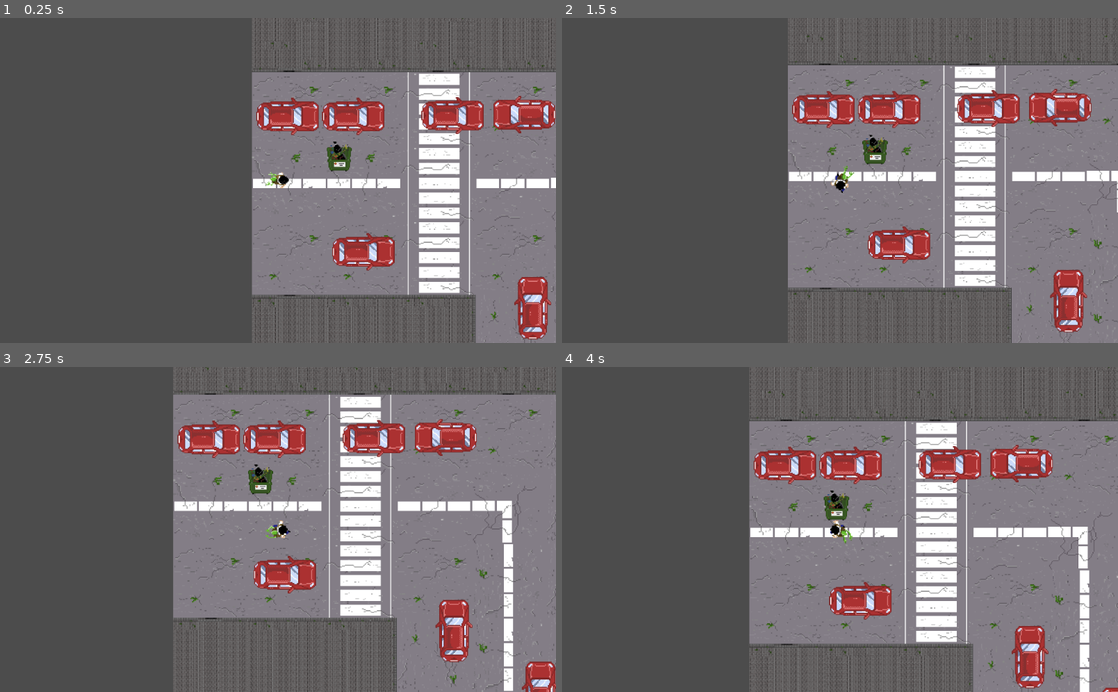
Above: before the commit, frames 1-4 (two rows, left to right).
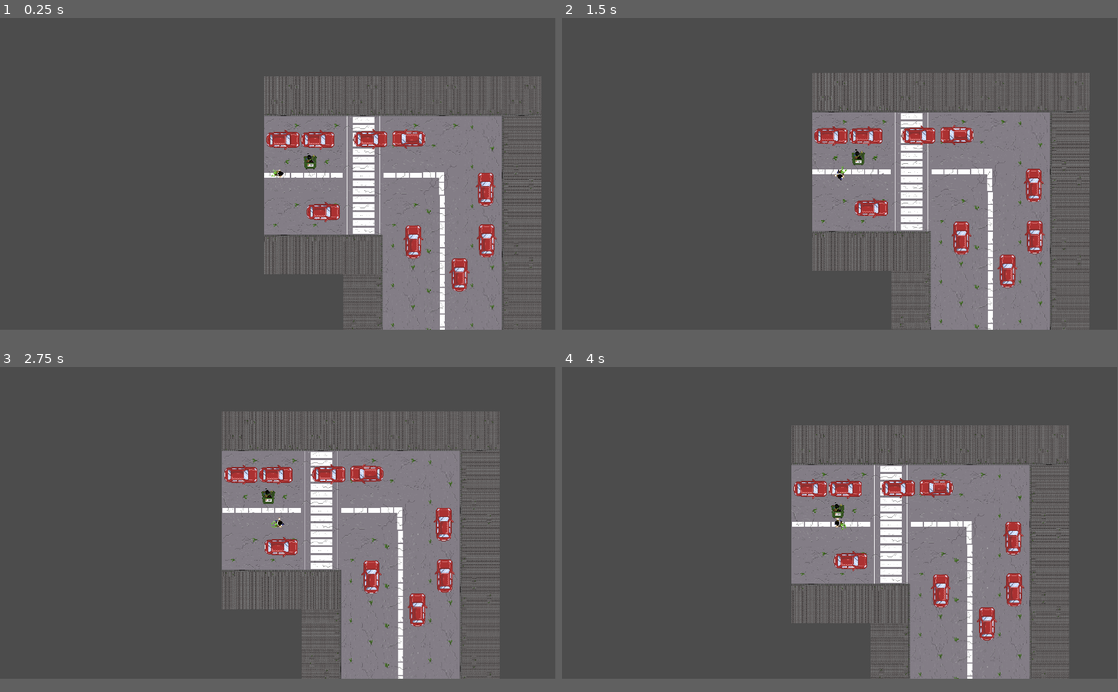
Above: after the commit, the same moments.

Repository: ricargoes/EndangeredPsychicSpecies
Game: Godot game, scene res://level/Level.tscn
Same seed, same stepped clock (60 frames per second), same inputs: the game is played once before the commit and once after it.
Inputs (mouse positions are in pixels of both pictures, inside the frame that each line leads up to):
- Up to frame 1 (0.25 s): no input
- Up to frame 2 (1.5 s): move the mouse to (901, 157) at 0.52 s; press the mouse at (901, 157) at 0.53 s; hold D (carrier_move_right) 0.53-1.28 s; move the mouse to (728, 196) at 1.27 s; release the mouse at (728, 196) at 1.28 s; hold S (carrier_move_down) from 1.28 s (still down); right-click (728, 196) at 1.35 s
- Up to frame 3 (2.75 s): move the mouse to (333, 458) at 2.02 s; release S (carrier_move_down) at 2.03 s; hold D (carrier_move_right) from 2.03 s (still down); tap Space (carrier_dash) at 2.1 s
- Up to frame 4 (4 s): move the mouse to (812, 594) at 2.77 s; release D (carrier_move_right) at 2.78 s; hold W (carrier_move_up) 2.78-3.53 s; tap E (carrier_grab) at 2.85 s; click (812, 594) at 2.92 s; move the mouse to (1006, 578) at 3.52 s; press the mouse at (1006, 578) at 3.53 s; hold A (carrier_move_left) from 3.53 s (still down)
In our replay, the window is 800x468 before the commit and 799x449 after it. These sizes can differ from the game's own. Grey fills any space a smaller window leaves; there, only what the larger window draws over its background counts as a difference.

The runs differ from the first frame. In frame 1, 34% of the frame differs, in the area x 45-100%, y 0-100%; in frame 2, 37%; in frame 3, 47%, in the area x 31-100%, y 0-100%; in frame 4, 44%.

Commit message:
first version of GameOver screen

Diff:
--- /dev/null
+++ b/State.gd
@@ -0,0 +1,3 @@
+extends Node
+
+var alien_wins = false
--- /dev/null
+++ b/level/GameOver.gd
@@ -0,0 +1,25 @@
+extends Control
+
+func _ready():
+	if State.alien_wins:
+		_alien_wins()
+	else:
+		_carrier_wins()
+
+	set_process_input(true)
+
+func _input(event):
+	if event.is_action_pressed("ui_cancel"):
+		get_tree().quit()
+	elif event.is_action_type():
+		get_tree().change_scene("res://level/Level.tscn")
+
+func _alien_wins():
+	$VBoxContainer/Who.text = "Alien wins"
+	$VBoxContainer/HBoxContainer/Descrption.text = "The baby alien gets killed while exploring the world. Well, at least he died FREE!"
+	$VBoxContainer/HBoxContainer/Picture.texture = preload("res://actors/sprites/creaturecrawling2.png")
+
+func _carrier_wins():
+	$VBoxContainer/Who.text = "Frank wins"
+	$VBoxContainer/HBoxContainer/Descrption.text = "Frank manages to keep the alien alive desite its best efforts. The alien is not mature enough to know the world is dangerous. Frank knows best."
+	$VBoxContainer/HBoxContainer/Picture.texture = preload("res://actors/sprites/daddystanding_reloj4.png")
--- /dev/null
+++ b/level/GameOver.tscn
@@ -0,0 +1,69 @@
+[gd_scene load_steps=3 format=2]
+
+[ext_resource path="res://actors/sprites/creaturecrawling1.png" type="Texture" id=1]
+[ext_resource path="res://level/GameOver.gd" type="Script" id=2]
+
+[node name="GameOver" type="Control"]
+anchor_right = 1.0
+anchor_bottom = 1.0
+script = ExtResource( 2 )
+__meta__ = {
+"_edit_use_anchors_": false
+}
+
+[node name="ColorRect" type="ColorRect" parent="."]
+anchor_right = 1.0
+anchor_bottom = 1.0
+size_flags_horizontal = 3
+size_flags_vertical = 3
+color = Color( 0, 0, 0, 0.639216 )
+__meta__ = {
+"_edit_use_anchors_": false
+}
+
+[node name="VBoxContainer" type="VBoxContainer" parent="."]
+anchor_right = 1.0
+anchor_bottom = 1.0
+alignment = 1
+__meta__ = {
+"_edit_use_anchors_": false
+}
+
+[node name="Who" type="Label" parent="VBoxContainer"]
+margin_top = 484.0
+margin_right = 1920.0
+margin_bottom = 498.0
+text = "Alien Wins"
+align = 1
+
+[node name="HBoxContainer" type="HBoxContainer" parent="VBoxContainer"]
+margin_top = 502.0
+margin_right = 1920.0
+margin_bottom = 577.0
+alignment = 1
+
+[node name="Descrption" type="TextEdit" parent="VBoxContainer/HBoxContainer"]
+margin_left = 770.0
+margin_right = 1070.0
+margin_bottom = 75.0
+rect_min_size = Vector2( 300, 0 )
+text = "alien wins the day"
+readonly = true
+context_menu_enabled = false
+shortcut_keys_enabled = false
+selecting_enabled = false
+wrap_enabled = true
+
+[node name="Picture" type="TextureRect" parent="VBoxContainer/HBoxContainer"]
+margin_left = 1074.0
+margin_right = 1149.0
+margin_bottom = 75.0
+texture = ExtResource( 1 )
+stretch_mode = 6
+
+[node name="Label" type="Label" parent="VBoxContainer"]
+margin_top = 581.0
+margin_right = 1920.0
+margin_bottom = 595.0
+text = "Press any key to restart"
+align = 1
--- a/project.godot
+++ b/project.godot
@@ -18,6 +18,17 @@
 config/name="Survival"
 run/main_scene="res://level/Level.tscn"
 config/icon="res://actors/sprites/daddyrunning2.png"
+
+[autoload]
+
+State="*res://State.gd"
+
+[display]
+
+window/size/width=1920
+window/size/height=1080
+window/size/borderless=true
+window/size/fullscreen=true
 
 [input]
 
@@ -72,6 +83,7 @@
 2d_physics/layer_1="actors"
 2d_physics/layer_2="throwables"
 2d_physics/layer_3="scenary"
+2d_physics/layer_4="traps"
 
 [physics]
 
